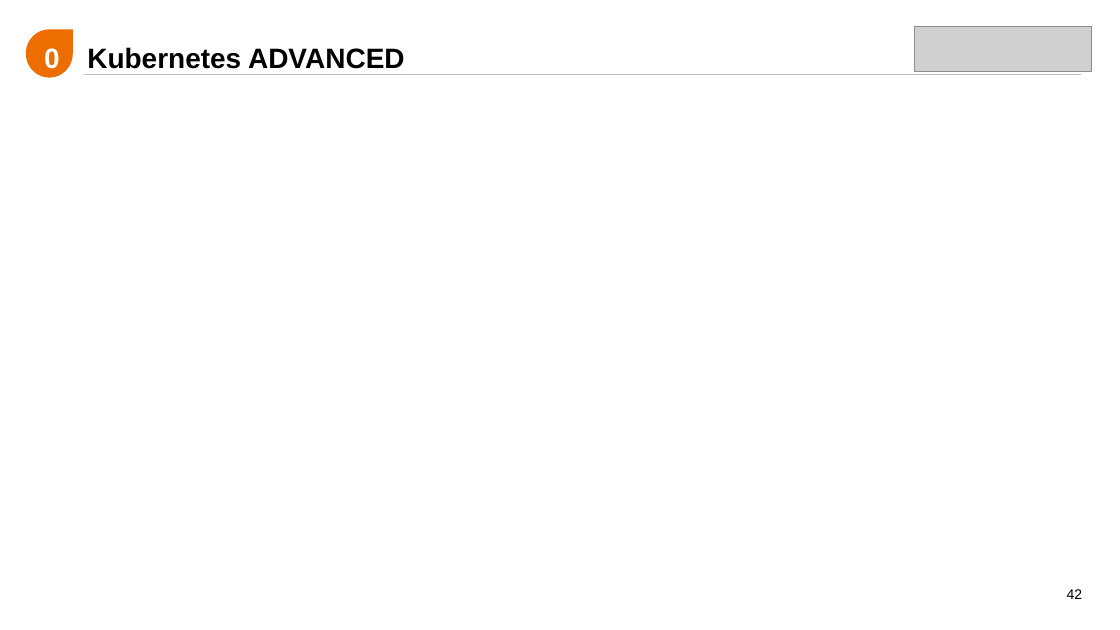
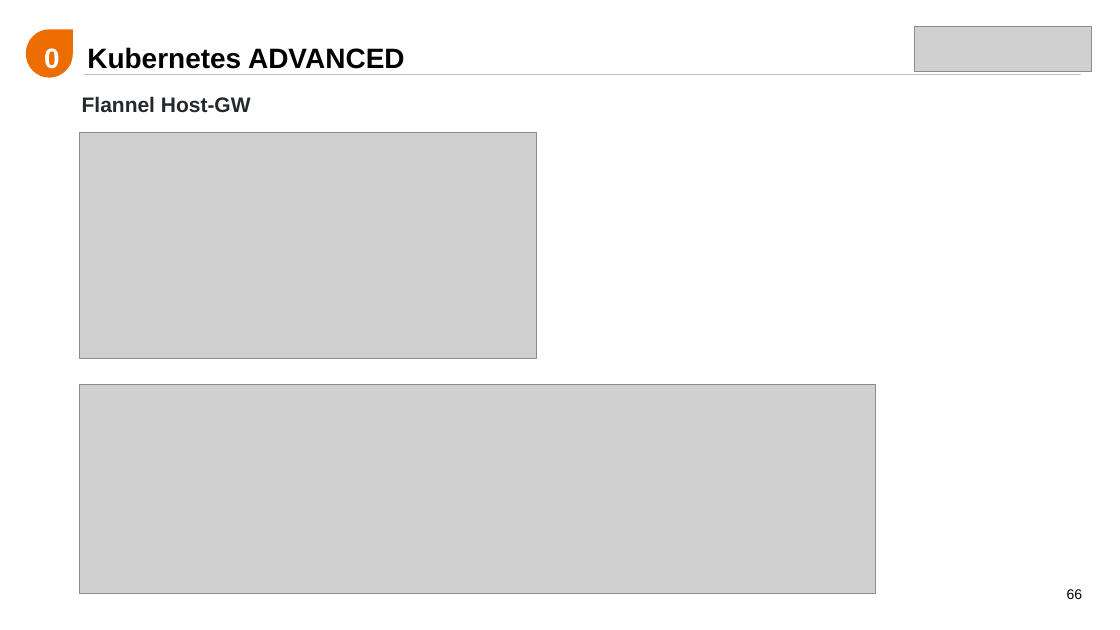
Before and after one commit to liamliu1986/kubecamp, a slide deck: slide 66 of 培训体系/002-Kubernetes,Containers Reborn/Kubernetes,Containers Reborn.pptx (slide 42 before the commit). Drawn at 1120x630 pixels with LibreOffice and Linux fonts; fonts in the diff are those of the drawing; grey boxes stand for pictures. Boxes give left, top, right and bottom in pixels: in the first picture for what was removed or moved away, otherwise in the second. Text is boxed around its words. In the diff, an @@ line names an element or a change of style, - is before the commit and + after.

```diff
--- a/培训体系/002-Kubernetes,Containers Reborn/Kubernetes,Containers Reborn.pptx
+++ b/培训体系/002-Kubernetes,Containers Reborn/Kubernetes,Containers Reborn.pptx
@@ text added at <box>82,96,251,113</box>, 18 pt, text #24292E, bold @@
+Flannel Host-GW
@@ picture added at <box>79,133,536,359</box> @@
@@ picture added at <box>79,384,875,594</box> @@
@@ page number at <box>1067,589,1083,599</box>: text changed @@
-42
+66
```
Also in this commit, not shown: 4 other slides changed, 23 slides added.
